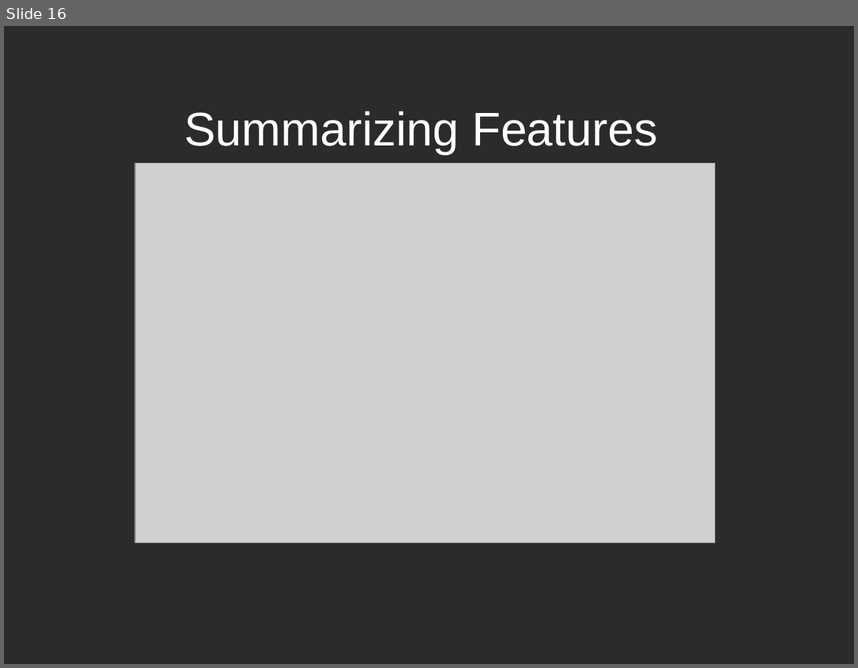
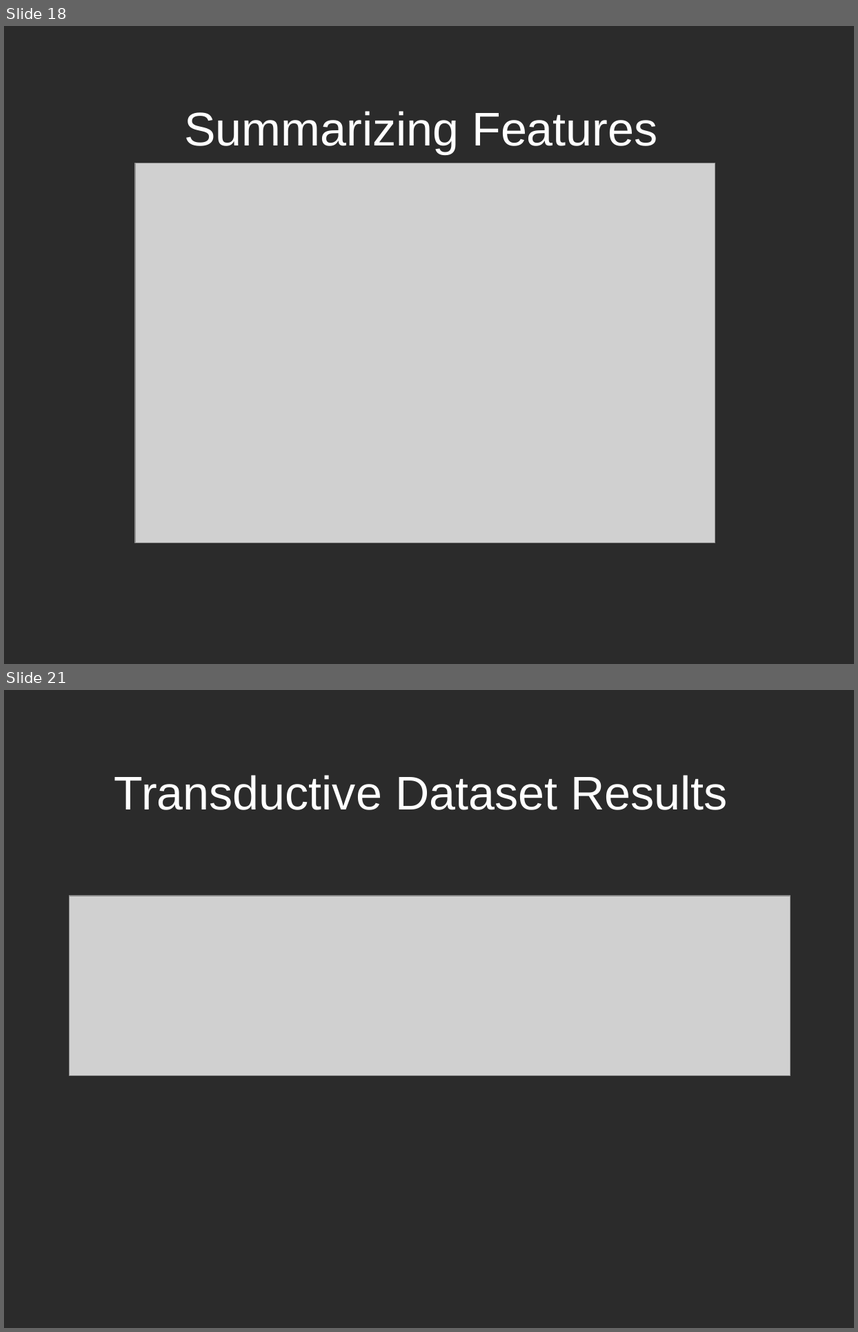
Before and after one commit to jaemuzzin/plagnn, a slide deck: presentation final.odp. Shown one above the other, each under a label of ours: slide 16 before the commit, slides 18 and 21 after it; the slides between them are not shown. The pictures are 858x668 and 858x1332 pixels, drawn with LibreOffice and Linux fonts; fonts in the diff are those of the drawing; grey boxes stand for pictures; background and template pictures are left out; a plain dark background stands for a picture behind light text. Boxes give left, top, right and bottom in pixels: in the first picture for what was removed or moved away, otherwise in the second. Text is boxed around its words. In the diff, an @@ line names an element or a change of style, - is before the commit and + after.

```diff
--- a/presentation final.odp
+++ b/presentation final.odp
@@ slide 21 added at (4,690,854,1328), background picture (left out) @@
@@ title added at (114,775,728,810), 44 pt, text #FFFFFF @@
+Transductive Dataset Results
@@ picture added at (70,896,791,1076) @@
@@ what was slide 16 is now slide 18 @@
```
Also in this commit, not shown: 4 other slides added.
